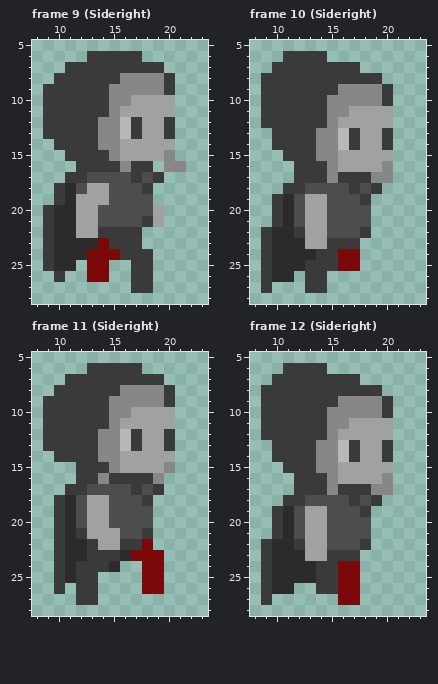
Edited in one commit: pixel-art file (Art/Sprite Ideas/PC_walking.ase). Above, as it was before the edit.
32x32 pixels, 12 frames. Colours within 5 levels of each other are drawn and written as one. Shown: frame 9 (Sideright): x 8..23, y 5..28; frame 10 (Sideright): x 8..23, y 5..28; frame 11 (Sideright): x 8..23, y 5..28; frame 12 (Sideright): x 8..23, y 5..28.
After:
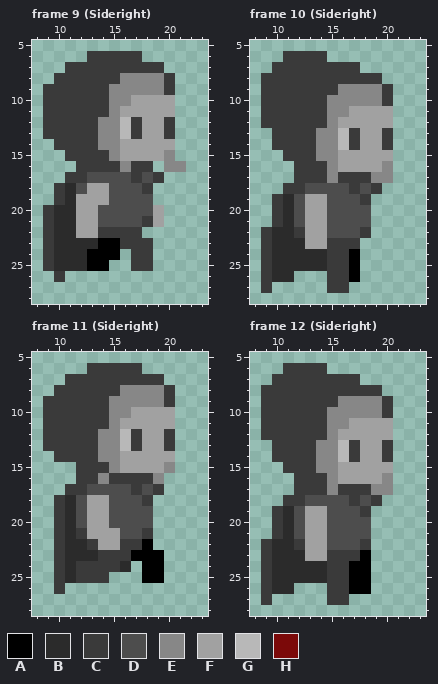
Palette (. is transparent): A #000000  B #2b2b2b  C #3a3a3a  D #4d4d4d  E #878787  F #a1a1a1  G #b8b8b8  H #7b0909
Log entry: Update PC_walking.ase PC animation update. Helping Isi.
What changed:
Frame 9 (Sideright):
Colour A replaces colour C in row 23 at x 15.
Colour A replaces colour H in row 23 at x 14; in row 24 at x 13 to 15; in row 25 at x 13 to 14.
Colour B is added in row 25 at x 12.
Colour C is added in row 23 at x 18.
The edit erases colour C in row 24 at x 16; in rows 26 to 27 at x 17 to 18.
The edit erases colour H in row 26 at x 13 to 14.
Frame 10 (Sideright):
Colour A is added in row 26 at x 17.
Colour A replaces colour H in rows 24 to 25 at x 17.
Colour B replaces colour C in row 24 at x 14; in row 25 at x 13 to 14.
Colour C is added in rows 26 to 27 at x 15 to 16.
Colour C replaces colour H in rows 24 to 25 at x 16.
The edit erases colour C in rows 26 to 27 at x 13 to 14.
Frame 11 (Sideright):
Colour A replaces colour H in row 22 at x 18; in row 23 at x 17 to 19; in rows 24 to 25 at x 18 to 19.
Colour B is added in row 24 at x 16.
Colour B replaces colour C in row 23 at x 13.
Colour C is added in row 25 at x 14.
Colour C replaces colour B in row 23 at x 16; in row 24 at x 15.
The edit erases colour C in rows 26 to 27 at x 12 to 13.
The edit erases colour H in row 26 at x 18 to 19.
Frame 12 (Sideright):
Colour A is added in rows 23 to 26 at x 18.
Colour A replaces colour H in rows 24 to 26 at x 17.
Colour B replaces colour C in rows 24 to 25 at x 14.
Colour C is added in row 27 at x 15.
Colour C replaces colour H in rows 24 to 27 at x 16.
The edit erases colour C in row 26 at x 14.
The edit erases colour H in row 27 at x 17.
Pixel boxes of the changes (left, top, right, bottom) in both pictures:
changed: (76, 238, 153, 293)
changed: (305, 249, 360, 293)
changed: (76, 539, 164, 605)
changed: (316, 550, 371, 605)
